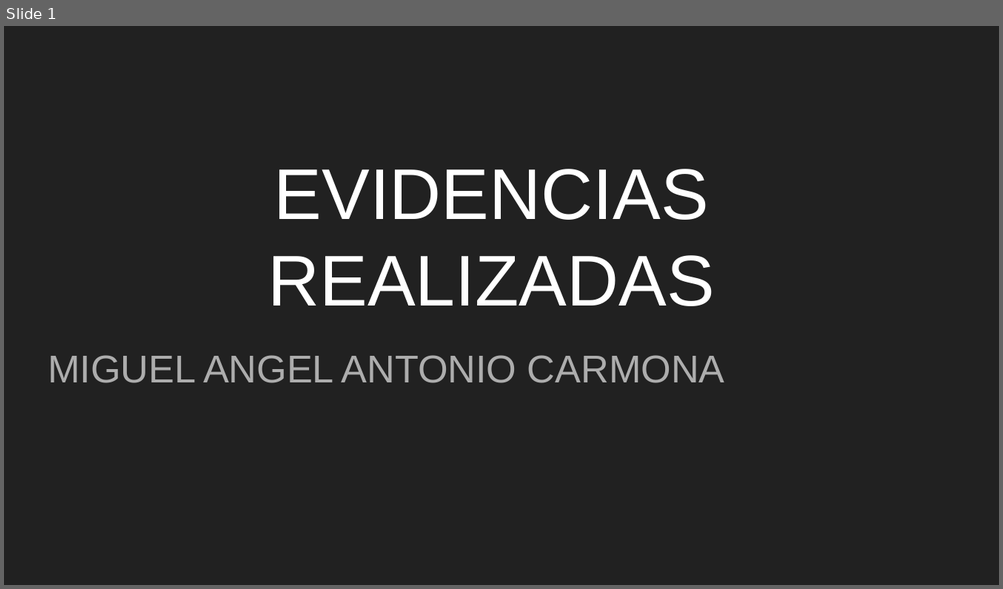
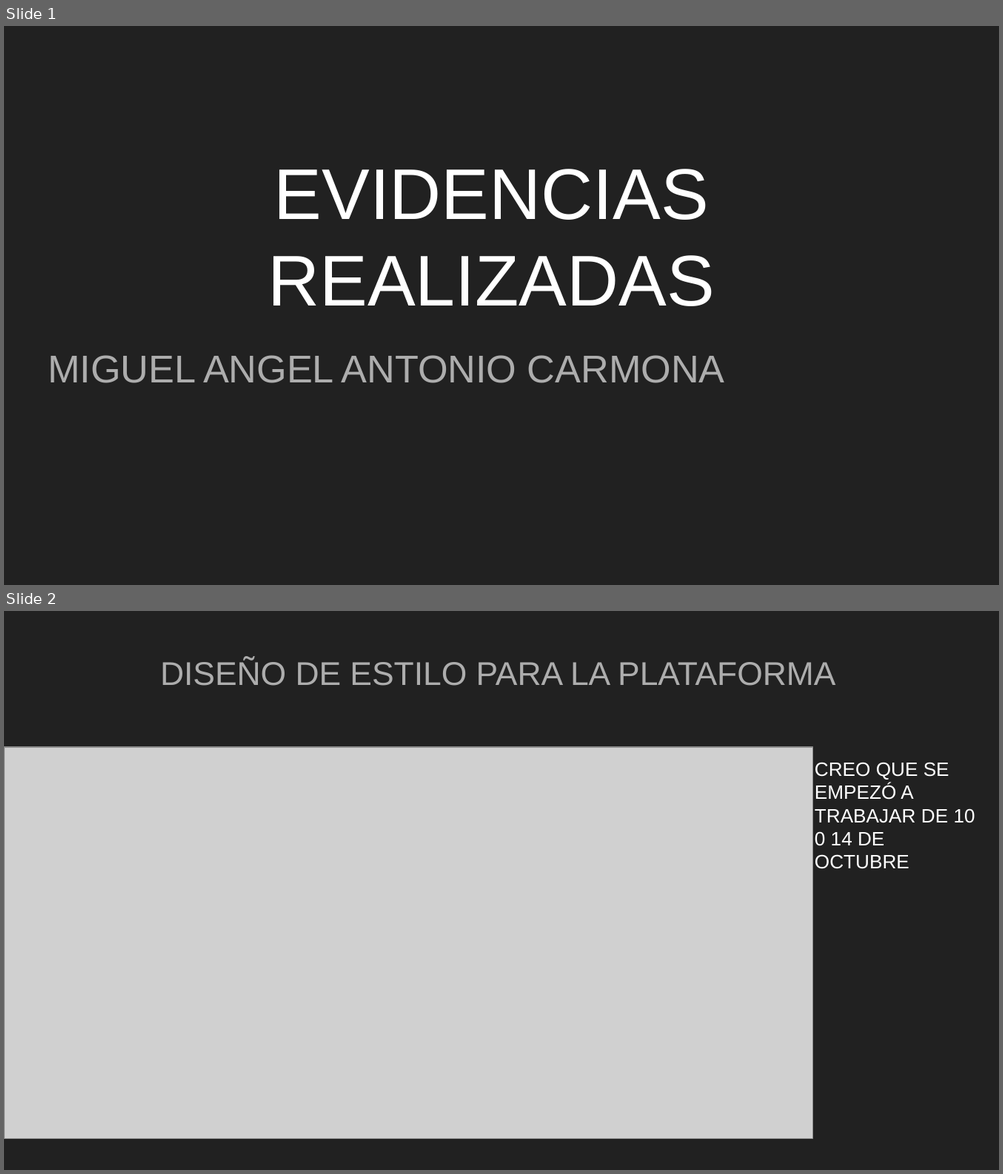
Before and after one commit to MiguelAAC10/Evidencia_SPQ_MIGUELANGEL, a slide deck: Evidencia_spq_miguelangel.pptx. Shown one above the other, each under a label of ours: slide 1 before the commit, slides 1 and 2 after it. The pictures are 1003x589 and 1003x1174 pixels, drawn with LibreOffice and Linux fonts; fonts in the diff are those of the drawing; grey boxes stand for pictures. Boxes give left, top, right and bottom in pixels: in the first picture for what was removed or moved away, otherwise in the second. Text is boxed around its words. In the diff, an @@ line names an element or a change of style, - is before the commit and + after.

```diff
--- a/Evidencia_spq_miguelangel.pptx
+++ b/Evidencia_spq_miguelangel.pptx
@@ slide 2 added at bbox=[4, 611, 999, 1170], background #212121 @@
@@ subtitle added at bbox=[160, 659, 835, 686], 23.8 pt, text #ADADAD @@
+DISEÑO DE ESTILO PARA LA PLATAFORMA
@@ picture added at bbox=[4, 747, 813, 1139] @@
@@ text added at bbox=[814, 762, 975, 869], 14 pt, text #FFFFFF @@
+CREO QUE SE EMPEZÓ A TRABAJAR DE 10 0 14 DE OCTUBRE
```
